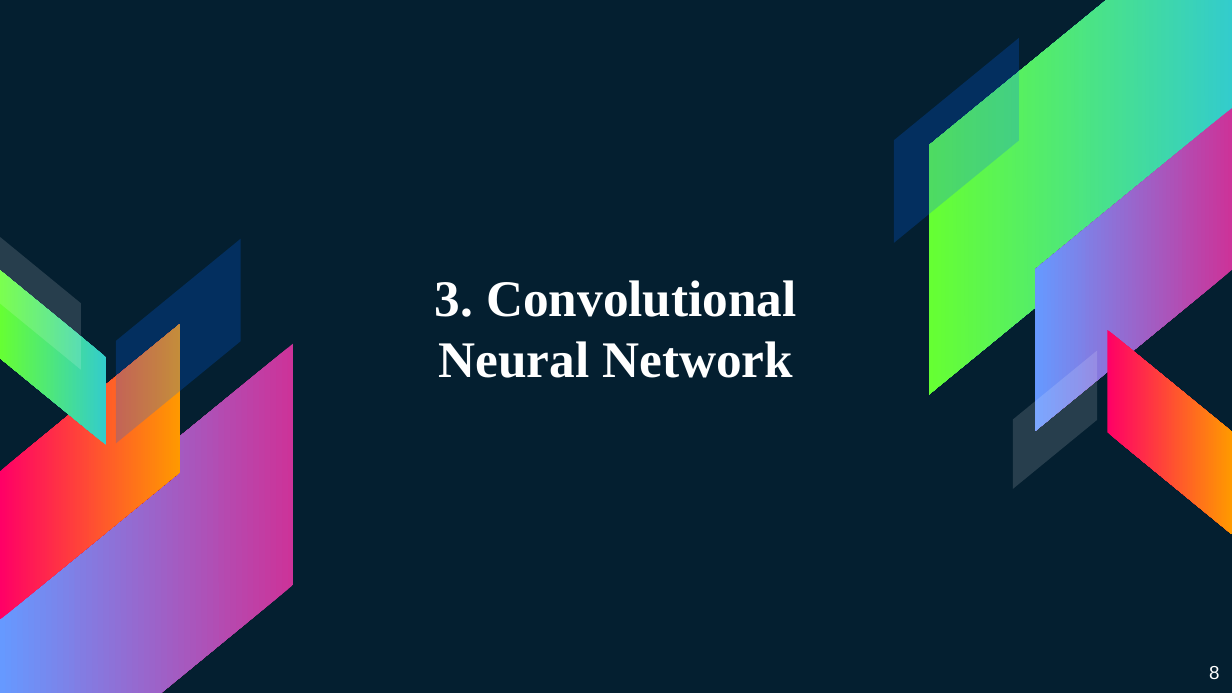
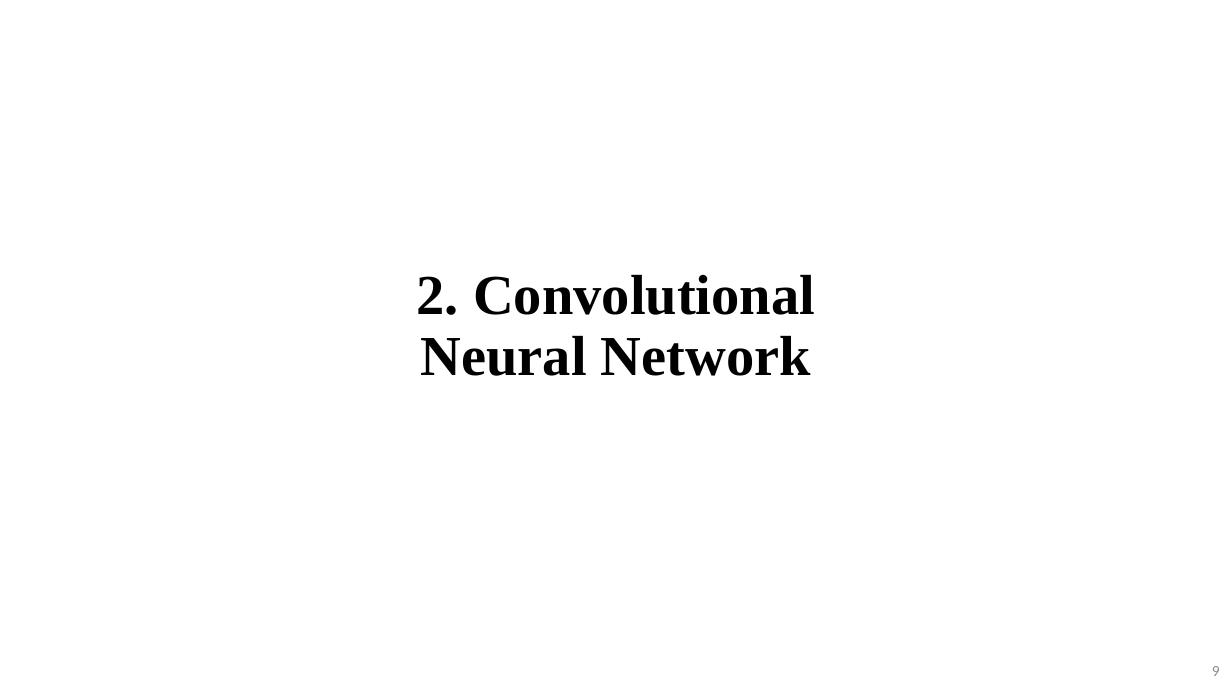
Before and after one commit to 15110383/MachineLearning, a slide deck: slide 9 of MALE.pptx (slide 8 before the commit). Drawn at 1232x693 pixels with LibreOffice and Linux fonts; fonts in the diff are those of the drawing. Boxes give left, top, right and bottom in pixels: in the first picture for what was removed or moved away, otherwise in the second. Text is boxed around its words. In the diff, an @@ line names an element or a change of style, - is before the commit and + after.

```diff
--- a/MALE.pptx
+++ b/MALE.pptx
@@ background #041F30 to #FFFFFF @@
@@ parallelogram removed at (930, 0, 1232, 394) @@
@@ parallelogram removed at (894, 38, 1018, 242) @@
@@ parallelogram removed at (1035, 108, 1232, 431) @@
@@ parallelogram removed at (0, 237, 81, 370) @@
@@ parallelogram removed at (116, 238, 241, 443) @@
@@ parallelogram removed at (0, 270, 106, 445) @@
@@ title at (417, 274, 815, 376): text changed; size 30 to 33 pt; text colour #FFFFFF to #000000 @@
-3. Convolutional Neural Network
+2. Convolutional Neural Network
@@ parallelogram removed at (0, 324, 180, 620) @@
@@ parallelogram removed at (1, 343, 294, 693) @@
@@ parallelogram removed at (1013, 350, 1096, 488) @@
@@ parallelogram removed at (1107, 330, 1231, 534) @@
@@ page number at (1212, 666, 1220, 676): text changed; size 11 to 9 pt; font Arial to Calibri; text colour #FFFFFF to #8C8C8C @@
-8
+9
```
Also in this commit, not shown: 11 other slides changed, 8 slides added, 6 slides removed, 1 other file.
